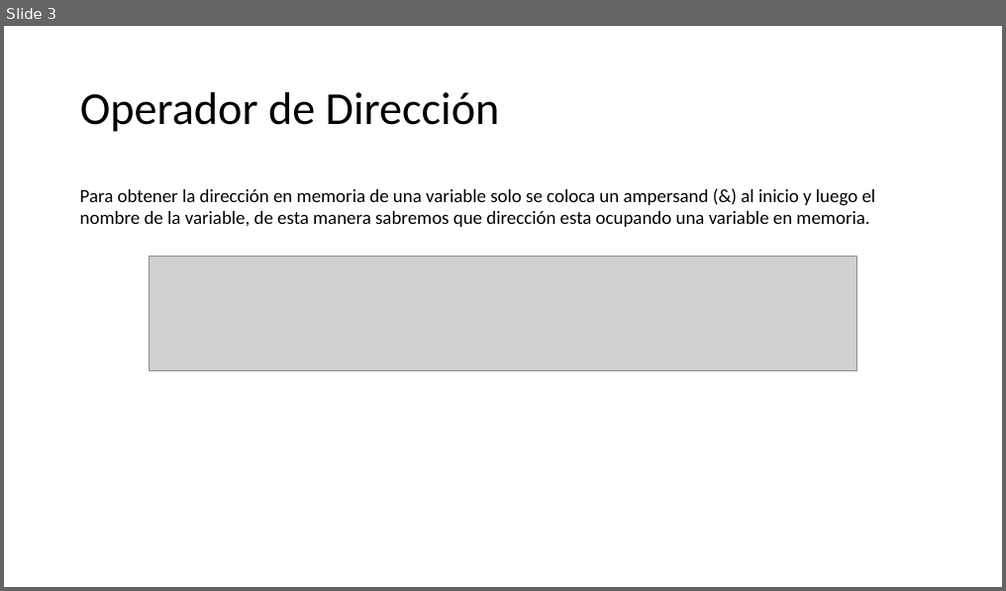
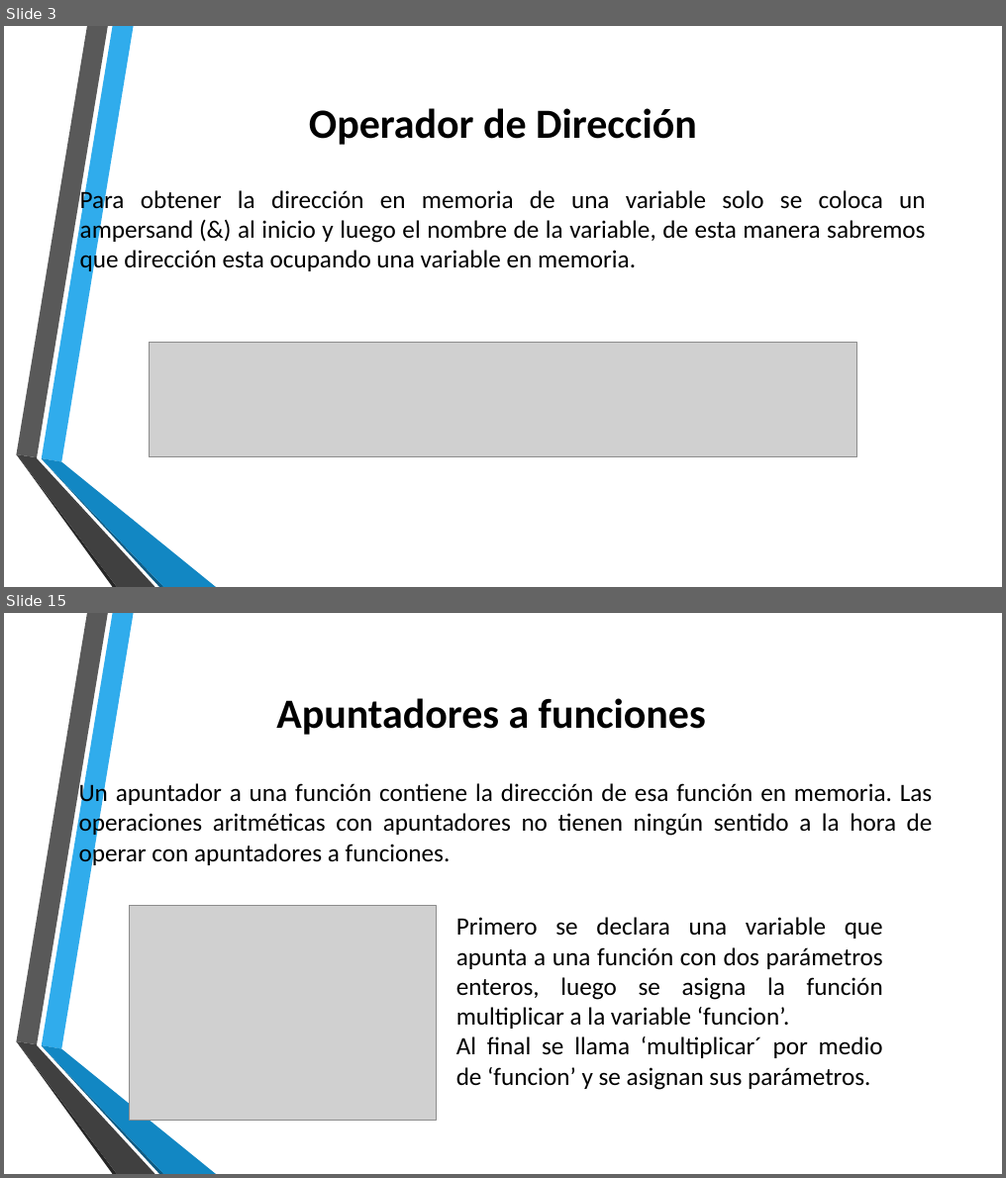
Before and after one commit to Luis96791/EstructuraDatos, a slide deck: Apuntadores.pptx. Shown one above the other, each under a label of ours: slide 3 before the commit, slides 3 and 15 after it; the slides between them are not shown. The pictures are 1006x591 and 1006x1178 pixels, drawn with LibreOffice and Linux fonts; fonts in the diff are those of the drawing; grey boxes stand for pictures; background and template pictures are left out. Boxes give left, top, right and bottom in pixels: in the first picture for what was removed or moved away, otherwise in the second. Text is boxed around its words. In the diff, an @@ line names an element or a change of style, - is before the commit and + after.

```diff
--- a/Apuntadores.pptx
+++ b/Apuntadores.pptx
@@ slide 15 added at (x1=4, y1=613, x2=1002, y2=1174), background picture (left out); not listed: 6 template elements that a slide beside it also shows @@
@@ title added at (x1=276, y1=698, x2=706, y2=735), 40 pt, text #000000, bold @@
+Apuntadores a funciones
@@ text added at (x1=79, y1=781, x2=933, y2=867), 24 pt, text #000000 @@
+Un apuntador a una función contiene la dirección de esa función en memoria. Las operaciones aritméticas con apuntadores no tienen ningún sentido a la hora de operar con apuntadores a funciones.
@@ picture added at (x1=130, y1=905, x2=437, y2=1120) @@
@@ text added at (x1=456, y1=917, x2=883, y2=1090), 24 pt, text #000000 @@
+Primero se declara una variable que apunta a una función con dos parámetros enteros, luego se asigna la función multiplicar a la variable ‘funcion’.
+Al final se llama ‘multiplicar´ por medio de ‘funcion’ y se asignan sus parámetros.
@@ slide 3 changed as well @@
@@ title "Operador de Dirección" moved from (x1=80, y1=92, x2=500, y2=132) to (x1=309, y1=108, x2=697, y2=145) @@
@@ title "Operador de Dirección" at (x1=309, y1=108, x2=697, y2=145): size 44 to 40 pt, bold on; alignment left to centre; line spacing 0.9 to 1 @@
@@ text "Para obtener la dirección en ..." at (x1=80, y1=187, x2=925, y2=274): size 18 to 24 pt; alignment left to justified @@
@@ picture moved from (x1=149, y1=256, x2=856, y2=372) to (x1=149, y1=342, x2=856, y2=458) @@
@@ group added at (x1=16, y1=26, x2=216, y2=587): 6 freeform shapes @@
```
Also in this commit, not shown: 1 other slide changed, 12 other slides added, 2 slides removed, 22 other files.
